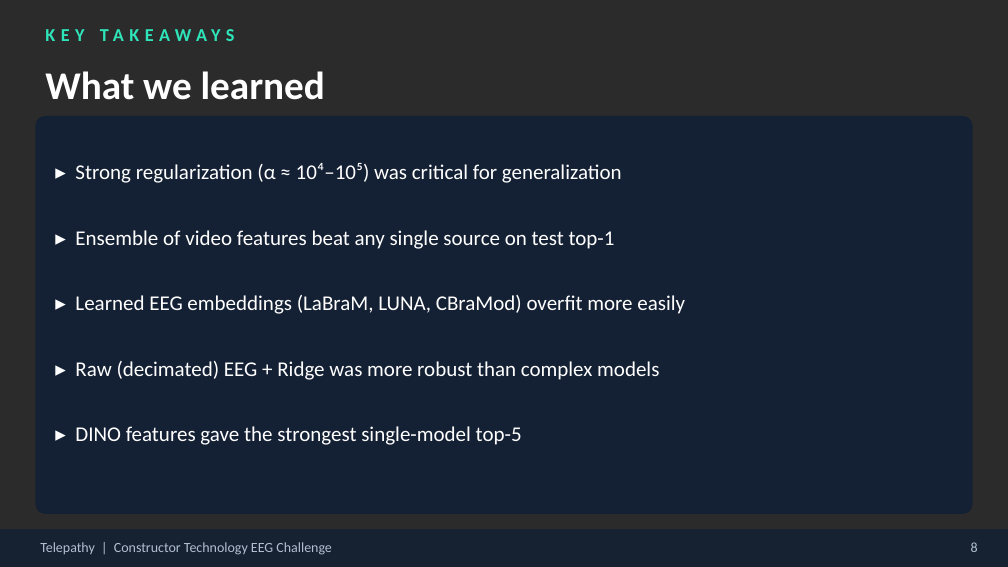
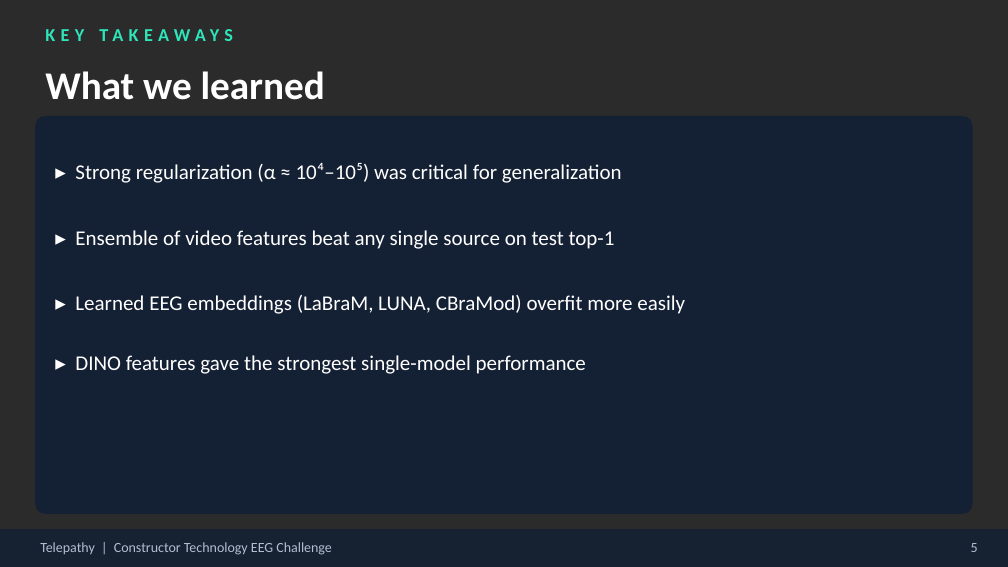
Before and after one commit to mike0609king/schubki2026, a slide deck: slide 6 of presentation/Telepathy_EEG_Hackathon_Presentation.pptx (slide 7 before the commit). Drawn at 1008x567 pixels with LibreOffice and Linux fonts; fonts in the diff are those of the drawing; background and template pictures are left out; a plain dark background stands for a picture behind light text. Boxes give left, top, right and bottom in pixels: in the first picture for what was removed or moved away, otherwise in the second. Text is boxed around its words. In the diff, an @@ line names an element or a change of style, - is before the commit and + after.

```diff
--- a/presentation/Telepathy_EEG_Hackathon_Presentation.pptx
+++ b/presentation/Telepathy_EEG_Hackathon_Presentation.pptx
@@ text "KEY TAKEAWAYS" at box(45, 23, 953, 45): letter spacing 4 to 3.9 pt @@
@@ text at box(75, 355, 586, 374): text changed @@
-▸ DINO features gave the strongest single-model top-5
+▸ DINO features gave the strongest single-model performance
@@ text removed at box(75, 361, 659, 380) @@
-▸ Raw (decimated) EEG + Ridge was more robust than complex models
@@ text at box(971, 543, 978, 552): text changed @@
-8
+5
```
Also in this commit, not shown: 5 other slides changed, 1 slide removed, 1 other file.
